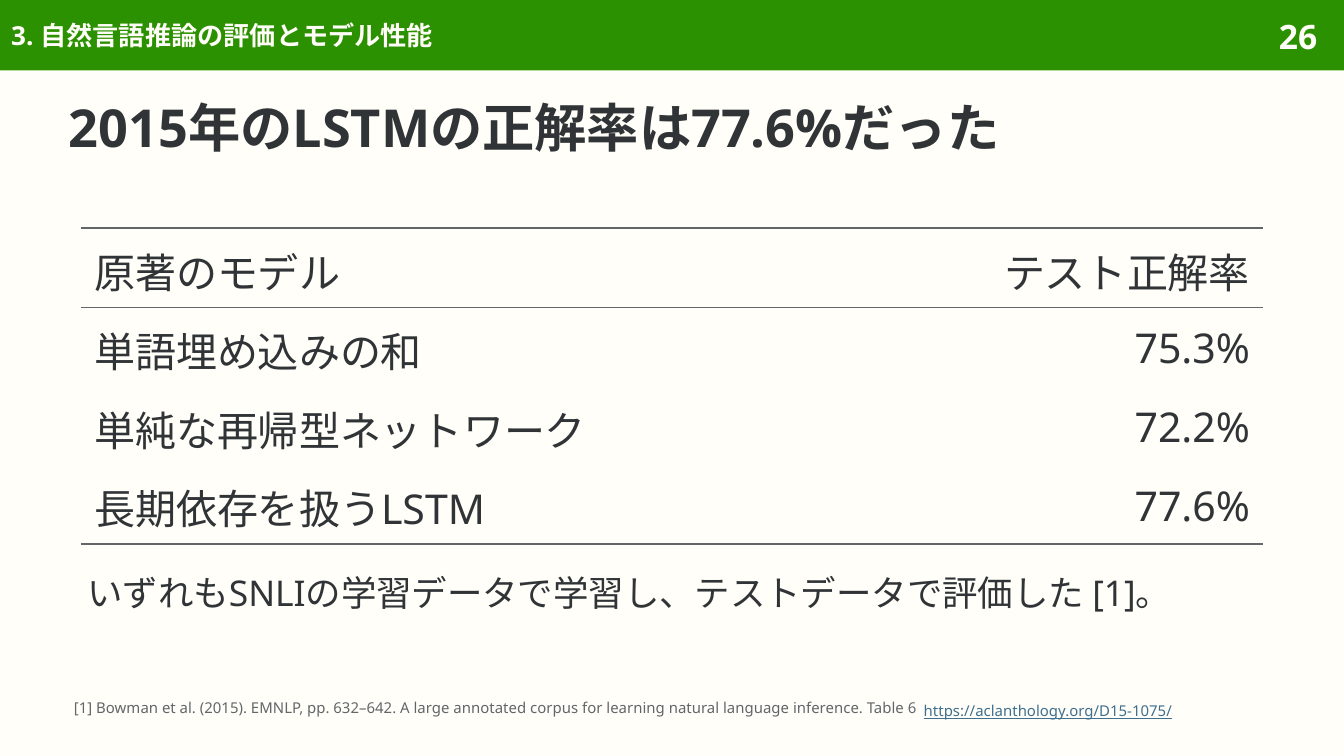
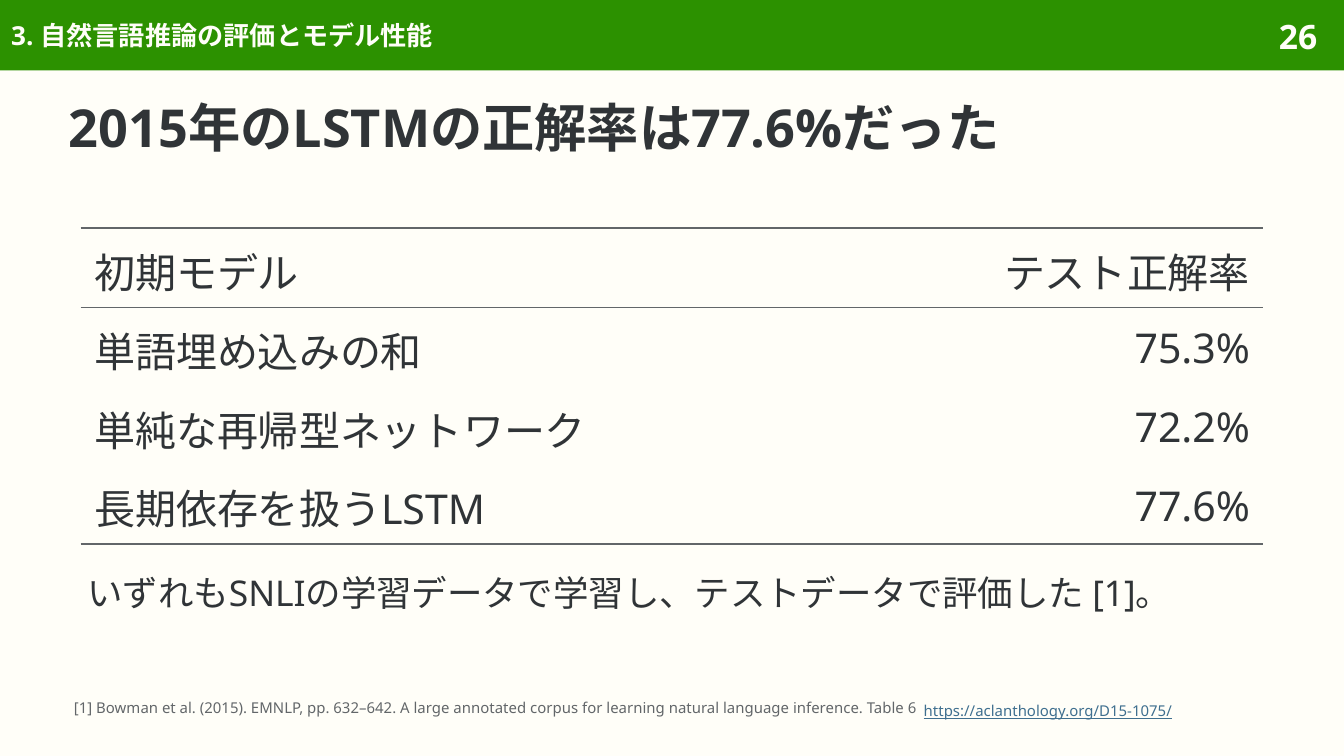
Before and after one commit to sasakiy84/datasets-in-10-minutes, a slide deck: slide 26 of slides/datasets-in-10-minutes-snli.pptx. Drawn at 1344x756 pixels with LibreOffice and Linux fonts; fonts in the diff are those of the drawing. Boxes give left, top, right and bottom in pixels: in the first picture for what was removed or moved away, otherwise in the second. Text is boxed around its words. In the diff, an @@ line names an element or a change of style, - is before the commit and + after.

```diff
--- a/slides/datasets-in-10-minutes-snli.pptx
+++ b/slides/datasets-in-10-minutes-snli.pptx
@@ table at bbox=[81, 228, 1263, 538] @@
-row 1, column 1: 原著のモデル
+row 1, column 1: 初期モデル
```
Also in this commit, not shown: 3 other slides changed, 3 other files.
